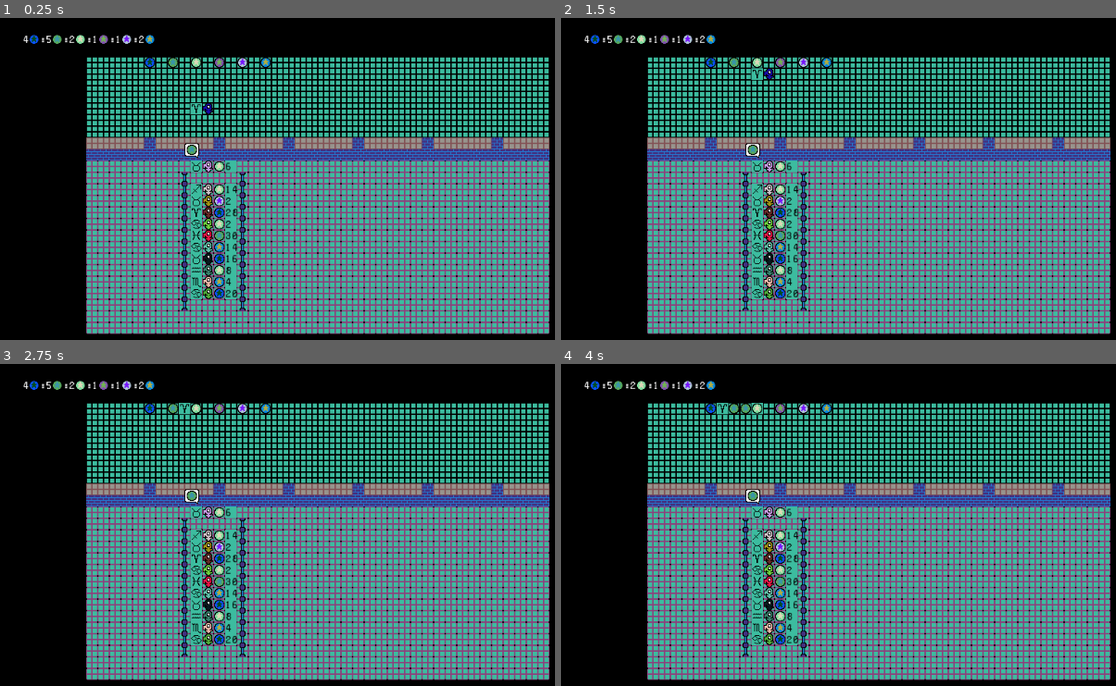
Above: before the commit, frames 1-4 (two rows, left to right).
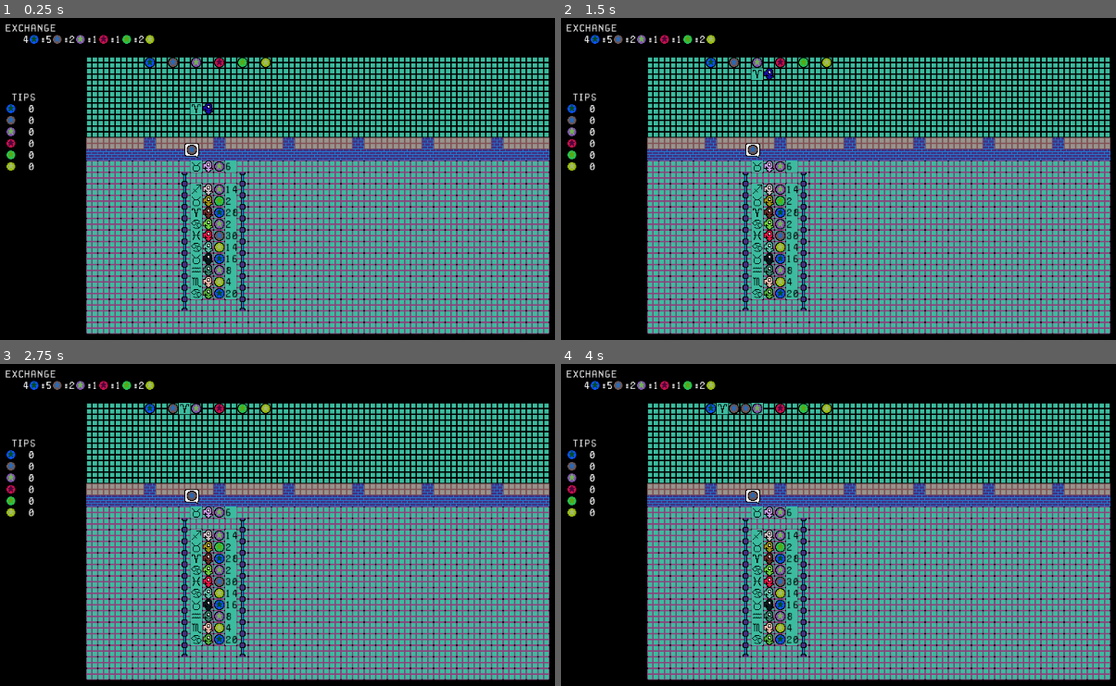
Above: after the commit, the same moments.

Repository: medmaster0/GoblinBank
Game: Godot game, scene res://Game.tscn
Same seed, same stepped clock (60 frames per second), same inputs: the game is played once before the commit and once after it.
Inputs:
- Up to frame 1 (0.25 s): no input
- Up to frame 2 (1.5 s): hold Right (ui_right) 0.53-1.28 s; tap Enter at 1.25 s; hold Down (ui_down) from 1.28 s (still down)
- Up to frame 3 (2.75 s): release Down (ui_down) at 2.03 s; hold Right (ui_right) from 2.03 s (still down)
- Up to frame 4 (4 s): tap Space at 2.75 s; release Right (ui_right) at 2.78 s; hold Up (ui_up) 2.78-3.53 s; hold Left (ui_left) from 3.53 s (still down)

The runs differ from the first frame. In frame 1, 1.2% of the frame differs, in the area x 1-49%, y 1-84%; in frame 2, 1.2%; in frame 3, 1.2%; in frame 4, 1.2%.

Commit message:
added some labels and tip scores. also fixed some bugs

Diff:
--- a/FrontOffice.gd
+++ b/FrontOffice.gd
@@ -12,6 +12,8 @@
 var exchange_coins = [] #a list of coins traded at the bank
 var exchange_rates = [] #a list of exchange rates. ex. 5:6:7
 var map_coins = [] #list of coins that appear on map (with hit boxes)
+var tip_coins = [] #list of coins that appear under the "TIP" SIGN
+var tip_amounts = [] #list of tips that have been accumilated (labels)
 
 var main_player #the main player instance
 var speech_bubble
@@ -93,6 +95,22 @@
 			colon_label.text = ":"
 			add_child(colon_label)
 
+		#Also create a spot under the "TIP" sign
+		var tip_coin = Coin.instance()
+		tip_coin.position = $FloorMapPrim.map_to_world( Vector2(3,10+i) )
+		add_child(tip_coin)
+		tip_coin.get_child(0).modulate = coin.get_child(0).modulate
+		tip_coin.get_child(1).modulate = coin.get_child(1).modulate
+		tip_coins.append(tip_coin)
+
+		#Create labels for the amounts too
+		var amount_label = Label.new()
+		amount_label.margin_left = tip_coin.position.x + 2*$FloorMapPrim.cell_size.x
+		amount_label.margin_top = tip_coin.position.y
+		amount_label.text = "0"
+		add_child(amount_label)
+		tip_amounts.append(amount_label)
+
 		#Finally, create a copy and hit box in the bank
 		#The coin...
 		var map_coin = Coin.instance()
@@ -102,6 +120,19 @@
 		map_coin.get_child(1).modulate = coin.get_child(1).modulate
 		map_coins.append(map_coin)
 		#(NOT USING HITBOXES)
+
+	#Create signs for the various exchange rates and crap
+	var temp_label = Label.new()
+	temp_label.margin_left = 3*($FloorMapPrim.cell_size.x)
+	temp_label.margin_top = 9*($FloorMapPrim.cell_size.y)
+	temp_label.text = " TIPS"
+	add_child(temp_label)
+
+	var exchange_label = Label.new()
+	exchange_label.margin_left = 3*($FloorMapPrim.cell_size.x)
+	exchange_label.margin_top = 3*($FloorMapPrim.cell_size.y)
+	exchange_label.text = "EXCHANGE"
+	add_child(exchange_label)
 
 	#Create rope line
 	$WallMapPrim.set_cell(18,16,8)
@@ -203,7 +234,7 @@
 				#Should be a new function
 				grabCoin(map_coin)
 		#Check if main_player is at customer
-		var counter_position = $FloorMapPrim.get_child(1).position+Vector2(0,-3*$FloorMapPrim.cell_size.y)
+		var counter_position = $FloorMapPrim.get_child(1).position+Vector2(0,-2*$FloorMapPrim.cell_size.y)
 		if main_player.position == counter_position:
 			#DIDNT ACTUALLY NEED TIMER< BUT KEEP IT HERE FOR FUTURE REF
 #			var t = Timer.new()
@@ -215,14 +246,13 @@
 #			t.queue_free()
 #			print("dont time")
 			#end timer
-			print("rech")
 			payCustomer()
 			moveLineUp()
 
 		#Determine if it should go back to window or get more coin
 		if hasCashExchange() == true:
 			#Walk back to customer
-			counter_position = $FloorMapPrim.get_child(1).position+Vector2(0,-3*$FloorMapPrim.cell_size.y)
+			counter_position = $FloorMapPrim.get_child(1).position+Vector2(0,-2*$FloorMapPrim.cell_size.y)
 			main_player.path = $FloorMapPrim.find_path(main_player.position, counter_position)
 		else:
 			#Get path to the coin the customer REQUESTS
@@ -337,12 +367,21 @@
 #Clears all labels and deuques first customer
 func payCustomer():
 
+	#Check if zodiac signs compatible (for tip)
+	if Story.zodiac_compatibility[main_player.zodiac_sign][$FloorMapPrim.get_child(1).zodiac_sign] == 0:
+		#Customer tips the banker
+		#Get index of the requested coin (the kind that the customer has just recieved)
+		var tip_index = whichExchangeIndex(speech_bubble.get_child(1))
+		tip_amounts[tip_index].text = str(int(tip_amounts[tip_index].text)+1) #Increment the tip amount
+
 	#$FloorMapPrim.get_child(1).queue_free()
 	$FloorMapPrim.remove_child($FloorMapPrim.get_child(1)) #remove from scene
 	main_player.coin_label.text = "0"
 	main_player.coin_label.visible = false
 	main_player.get_child(2).visible = false #the coin_background
 	main_player.coin.visible = false
+
+
 
 
 #TODO: MAKE A function for moving up creatures in line
--- a/Game.tscn
+++ b/Game.tscn
@@ -125,10 +125,3 @@
 editor_draw_screen = true
 editor_draw_limits = false
 editor_draw_drag_margin = false
-
-[node name="PayTimer" type="Timer" parent="." index="4"]
-
-process_mode = 1
-wait_time = 1.0
-one_shot = false
-autostart = false
